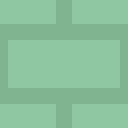
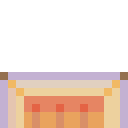
Layered file, before and after one edit (128x128). Changes by layer:
added layer "wall_5_high" above "wall_5_mid" over bbox(0, 72, 128, 128)
hid "floor_7_top" over bbox(0, 0, 128, 128)
removed layer "Background" over bbox(0, 0, 128, 128)
